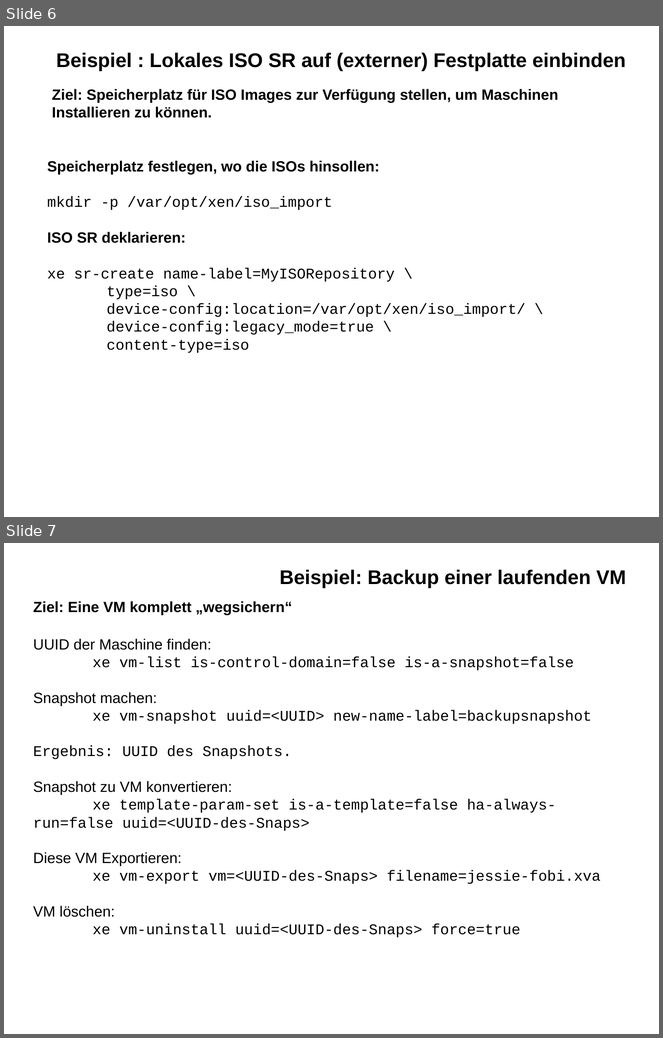
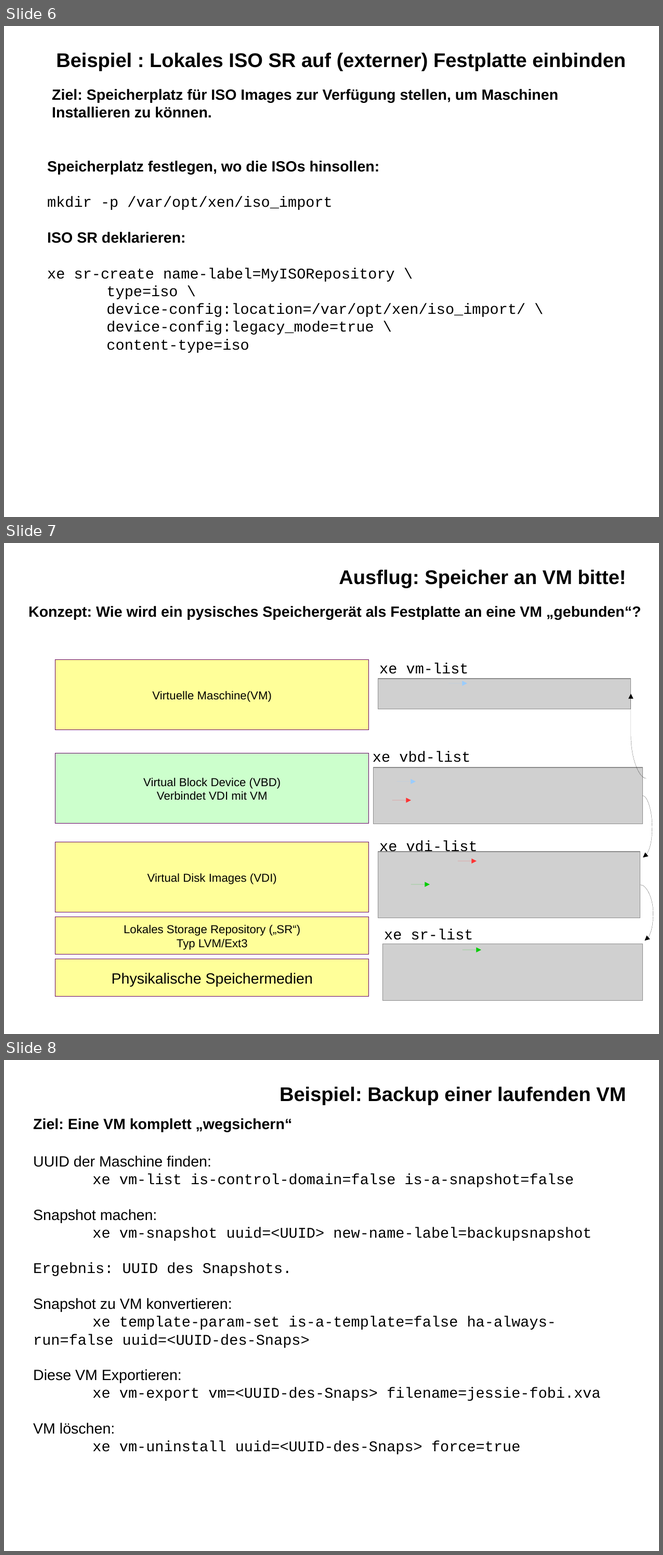
Before and after one commit to ironiemix/lfb-linuxworkshop17, a slide deck: XenServer/xenserver_einstieg.odp. Shown one above the other, each under a label of ours: slides 6 and 7 before the commit, slides 6, 7 and 8 after it. The pictures are 663x1038 and 663x1555 pixels, drawn with LibreOffice and Linux fonts; fonts in the diff are those of the drawing; grey boxes stand for pictures. Boxes give left, top, right and bottom in pixels: in the first picture for what was removed or moved away, otherwise in the second. Text is boxed around its words. In the diff, an @@ line names an element or a change of style, - is before the commit and + after.

```diff
--- a/XenServer/xenserver_einstieg.odp
+++ b/XenServer/xenserver_einstieg.odp
@@ slide 7 added at (4, 543, 659, 1034), background #FFFFFF @@
@@ title added at (339, 570, 626, 588), 24 pt, text #000000, bold @@
+Ausflug: Speicher an VM bitte!
@@ text added at (28, 606, 641, 619), 18 pt, text #000000, bold @@
+Konzept: Wie wird ein pysisches Speichergerät als Festplatte an eine VM „gebunden“?
@@ rectangle added at (55, 660, 370, 730), fill #FFFF99, outline #660066 0 pt, 14 pt, text #000000 @@
+Virtuelle Maschine(VM)
@@ text added at (379, 663, 469, 674), 18 pt, text #000000 @@
+xe vm-list
@@ picture added at (378, 679, 631, 709) @@
@@ arrow added from (449, 683) to (468, 683), #99CCFF 0 pt @@
@@ curved arrow added from (647, 779) to (631, 694), #000000 0 pt @@
@@ rectangle added at (55, 754, 370, 824), fill #CCFFCC, outline #660066 0 pt, 14 pt, text #000000 @@
+Virtual Block Device (VBD)
+Verbindet VDI mit VM
@@ text added at (373, 751, 470, 762), 18 pt, text #000000 @@
+xe vbd-list
@@ picture added at (374, 768, 643, 824) @@
@@ arrow added from (397, 782) to (416, 782), #99CCFF 0 pt @@
@@ arrow added from (393, 800) to (411, 800), #FF3333 0 pt @@
@@ curved arrow added from (643, 796) to (643, 858), #000000 0 pt @@
@@ rectangle added at (55, 843, 370, 913), fill #FFFF99, outline #660066 0 pt, 14 pt, text #000000 @@
+Virtual Disk Images (VDI)
@@ picture added at (378, 852, 641, 918) @@
@@ text added at (379, 841, 478, 852), 18 pt, text #000000 @@
+xe vdi-list
@@ arrow added from (458, 861) to (477, 861), #FF3333 0 pt @@
@@ arrow added from (411, 885) to (430, 885), #00CC00 0 pt @@
@@ curved arrow added from (641, 885) to (645, 941), #000000 0 pt @@
@@ rectangle added at (55, 917, 370, 955), fill #FFFF99, outline #660066 0 pt, 14 pt, text #000000 @@
+Lokales Storage Repository („SR“)
+Typ LVM/Ext3
@@ text added at (384, 929, 474, 940), 18 pt, text #000000 @@
+xe sr-list
@@ picture added at (383, 944, 643, 1001) @@
@@ rectangle added at (55, 960, 370, 997), fill #FFFF99, outline #660066 0 pt, 18 pt, text #000000 @@
+Physikalische Speichermedien
@@ arrow added from (463, 950) to (481, 950), #00CC00 0 pt @@
@@ what was slide 7 is now slide 8 @@
```
Also in this commit, not shown: 3 other files.
